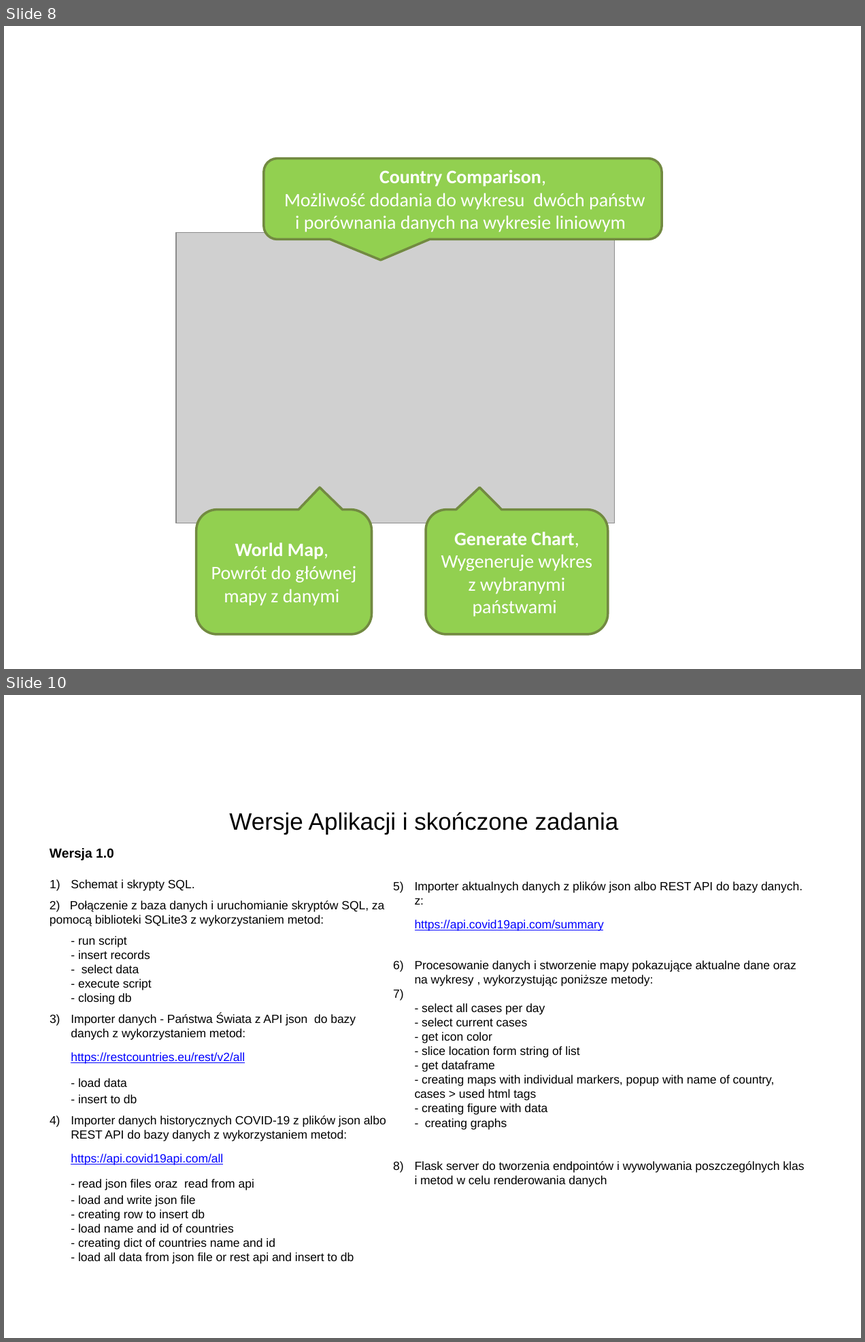
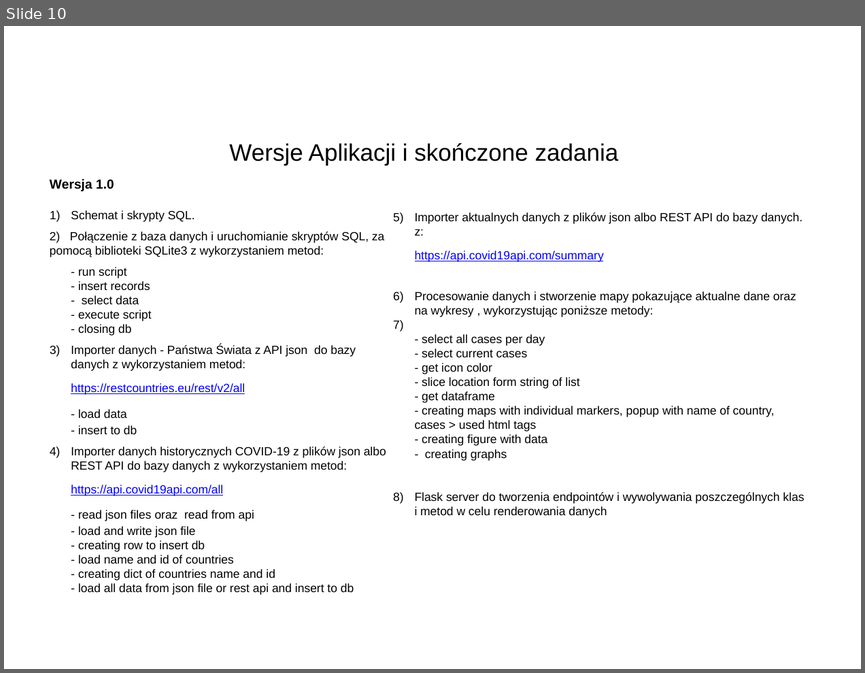
Before and after one commit to janiszewskibartlomiej/COVID-19-Thesis-Postgraduate_studies_on_WSB, a slide deck: WSB_prezentacja_pracy_dyplomowej.pptx. Shown one above the other, each under a label of ours: slides 8 and 10 before the commit, slide 10 after it; the slides between them are not shown. The pictures are 865x1342 and 865x673 pixels, drawn with LibreOffice and Linux fonts; fonts in the diff are those of the drawing; grey boxes stand for pictures; background and template pictures are left out. Boxes give left, top, right and bottom in pixels: in the first picture for what was removed or moved away, otherwise in the second. Text is boxed around its words. In the diff, an @@ line names an element or a change of style, - is before the commit and + after.

```diff
--- a/WSB_prezentacja_pracy_dyplomowej.pptx
+++ b/WSB_prezentacja_pracy_dyplomowej.pptx
@@ slide 8 removed at box(4, 26, 861, 669), background picture (left out) @@
@@ rounded speech box removed at box(264, 159, 661, 240) @@
-Country Comparison,
-Możliwość dodania do wykresu dwóch państw i porównania danych na wykresie liniowym
@@ picture removed at box(176, 233, 615, 522) @@
@@ rounded speech box removed at box(196, 509, 372, 635) @@
-World Map,
-Powrót do głównej mapy z danymi
@@ rounded speech box removed at box(426, 509, 607, 635) @@
-Generate Chart, Wygeneruje wykres z wybranymi państwami
```
Also in this commit, not shown: 7 slides changed, 1 slide added, 2 other files.
